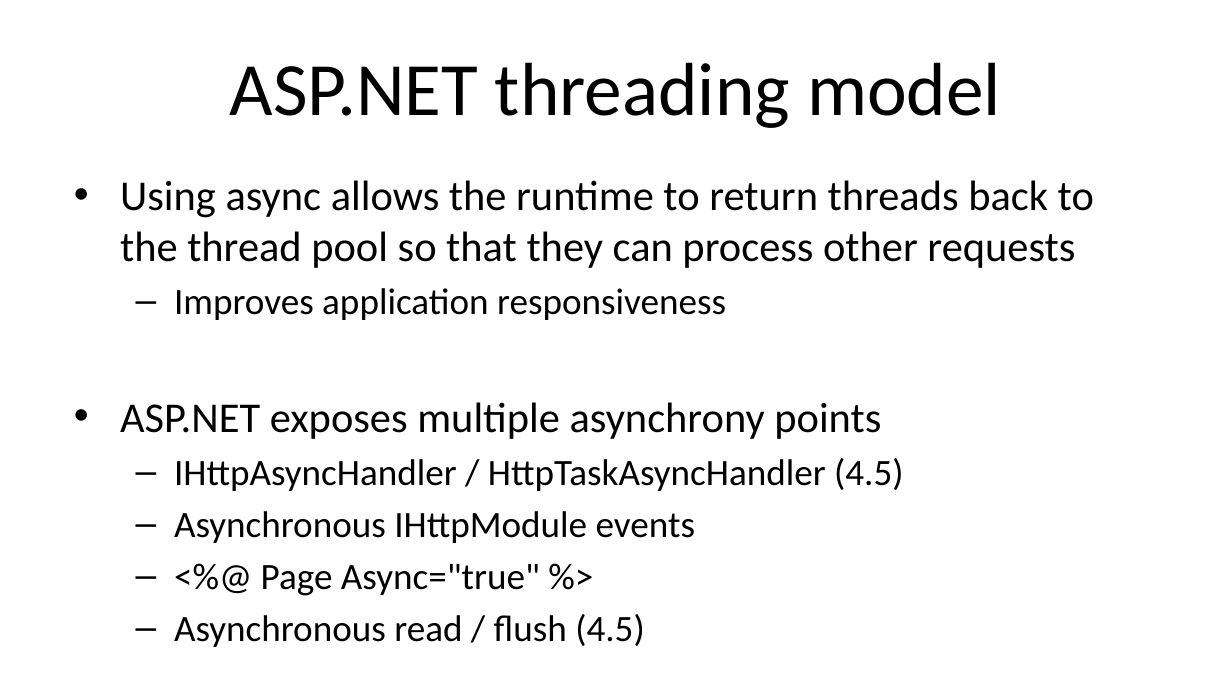
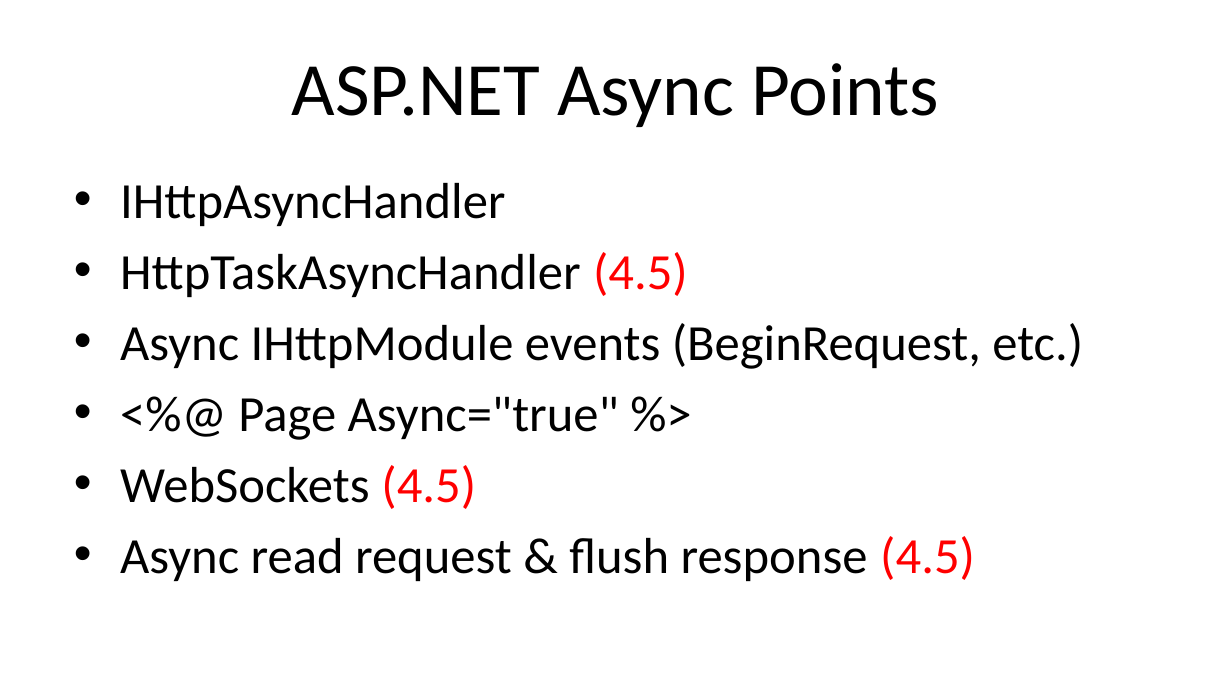
Before and after one commit to DamianEdwards/aspConf2012, a slide deck: slide 13 of slides.pptx. Drawn at 1232x693 pixels with LibreOffice and Linux fonts; fonts in the diff are those of the drawing. Boxes give left, top, right and bottom in pixels: in the first picture for what was removed or moved away, otherwise in the second. Text is boxed around its words. In the diff, an @@ line names an element or a change of style, - is before the commit and + after.

Commit message:
Update "Threading in ASP.NET" section

```diff
--- a/slides.pptx
+++ b/slides.pptx
@@ title at [292, 63, 939, 127]: text changed @@
-ASP.NET threading model
+ASP.NET Async Points
@@ text at [120, 183, 1083, 369]: text changed; size 24.8 to 29.6 pt @@
-• Using async allows the runtime to return threads back to the thread pool so that they can process other requests
-  – Improves application responsiveness
-• ASP.NET exposes multiple asynchrony points
-  – IHttpAsyncHandler / HttpTaskAsyncHandler (4.5)
-  – Asynchronous IHttpModule events
+• IHttpAsyncHandler
+• HttpTaskAsyncHandler (4.5)
+• Async IHttpModule events (BeginRequest, etc.)
@@ text at [238, 396, 619, 440]: size 21.7 to 29.6 pt in "<%@ Page Async="true" %>"; bullet – to •; list level 2 to 1 in "<%@ Page Async="true" %>" @@
@@ text at [120, 465, 975, 581]: text changed; size 21.7 to 29.6 pt @@
-  – Asynchronous read / flush (4.5)
+• WebSockets (4.5)
+• Async read request & flush response (4.5)
```
Also in this commit, not shown: 3 other slides changed.
